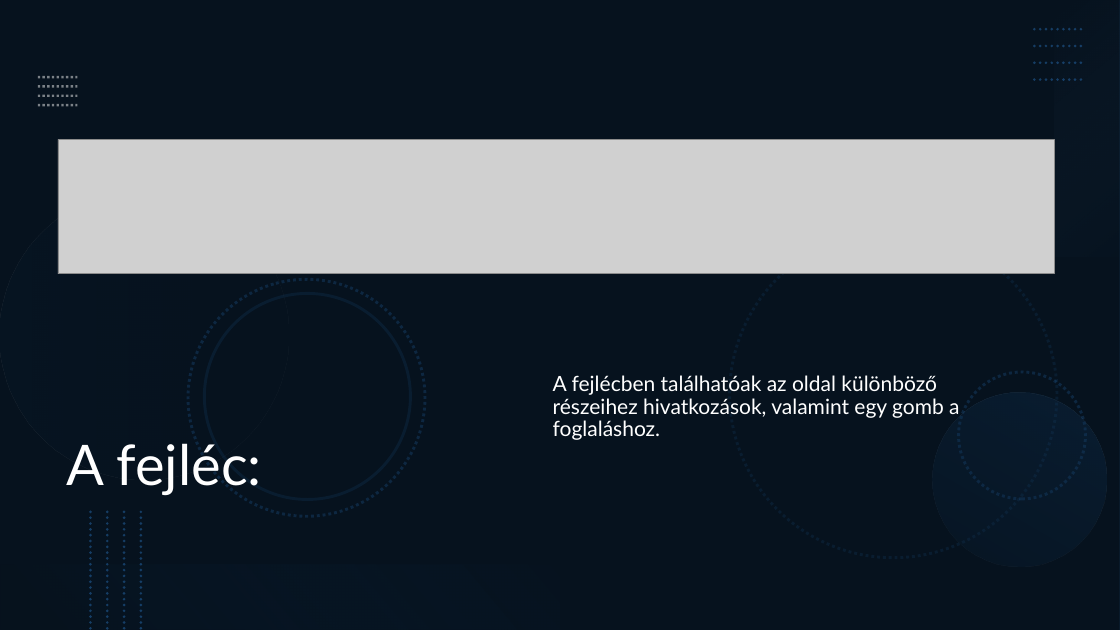
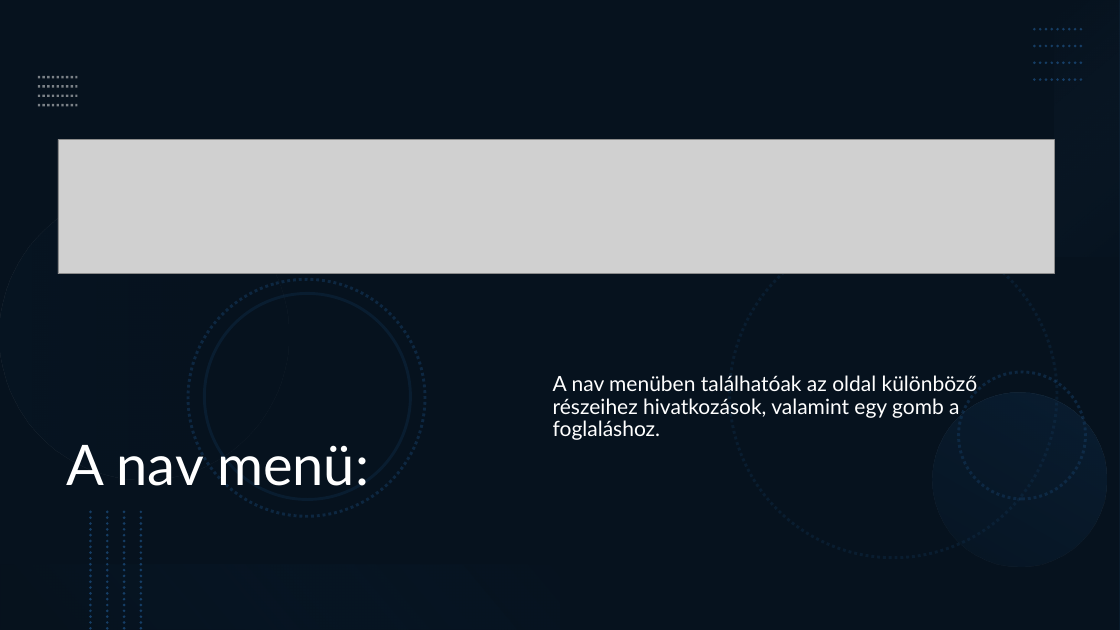
Before and after one commit to gergokee10/vizibicikli_projekt, a slide deck: slide 3 of Vízibicikli_weboldal.pptx. Drawn at 1120x630 pixels with LibreOffice and Linux fonts; fonts in the diff are those of the drawing; grey boxes stand for pictures. Boxes give left, top, right and bottom in pixels: in the first picture for what was removed or moved away, otherwise in the second. Text is boxed around its words. In the diff, an @@ line names an element or a change of style, - is before the commit and + after.

```diff
--- a/Vízibicikli_weboldal.pptx
+++ b/Vízibicikli_weboldal.pptx
@@ text at (553,375,978,440): text changed @@
-A fejlécben találhatóak az oldal különböző részeihez hivatkozások, valamint egy gomb a foglaláshoz.
+A nav menüben találhatóak az oldal különböző részeihez hivatkozások, valamint egy gomb a foglaláshoz.
@@ title at (66,445,369,486): text changed @@
-A fejléc:
+A nav menü:
```
Also in this commit, not shown: 1 slide added.
